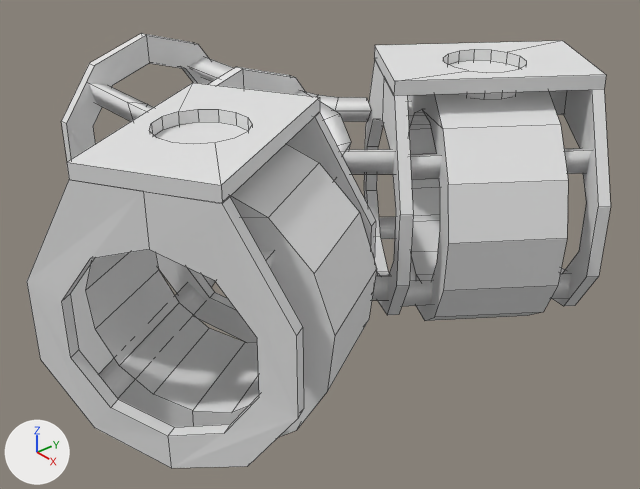
Two versions of the Blender file Assets/Models/pipe_color_switch.blend, one commit apart.
Camera for both pictures: a 50 mm camera at (7.09, -5.62, 4.22) aimed at (0.36, 0.1, -0.43). The axes (+X, +Y, +Z) are drawn at lower left. The lights are the same throughout. Mesh edges are drawn as thin lines.

The first picture shows 'CenterPipeRight', 'ColorCylinder', 'ColorCylinder.001', 'OutPipeLeft', 'OutPipeRight', 'Ring', 'Ring.002', 'Ring.003', 'Ring.004', 'Ring.005', 'Selector', 'Selector.001'.
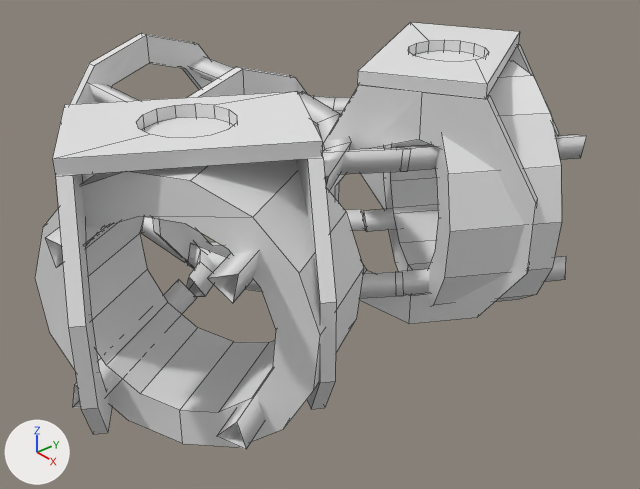
Where the newer file only moved an object's origin or applied its transform, the numbers keep the older frame.

What differs and where, as boxes [x1, y1, x2, y2] in the pictures (640 x 489 px):
'ColorCylinder', moved, turned
    before: [71, 144, 377, 437]
    after: [35, 160, 364, 447]
'Ring.003', mesh moved, reshaped
    before: [27, 180, 304, 468]
    after: [56, 174, 112, 434]
'ColorCylinder.001', moved, turned
    before: [407, 91, 568, 321]
    after: [383, 61, 562, 306]
'Selector', mesh moved, reshaped (7% wider, 30% shorter)
    before: [67, 83, 320, 204]
    after: [52, 91, 322, 176]
'Ring.004', mesh turned, reshaped
    before: [364, 59, 413, 315]
    after: [322, 85, 537, 324]
'Selector.001', mesh turned, reshaped
    before: [374, 41, 606, 96]
    after: [357, 22, 520, 99]
'Ring.002', mesh moved, reshaped
    before: [155, 112, 376, 343]
    after: [296, 156, 336, 409]
'Ring.005', mesh turned, reshaped
    before: [549, 89, 611, 306]
    after: [360, 44, 559, 209]
'OutPipeLeft', moved, turned
    before: [99, 178, 336, 398]
    after: [45, 222, 273, 449]
'OutPipeRight', moved, turned
    before: [379, 101, 591, 306]
    after: [363, 135, 587, 296]
'CenterPipeRight', mesh turned
    before: [294, 90, 395, 300]
    after: [188, 94, 406, 298]
'ColorToken', reshaped
    before: [154, 122, 248, 144]
    after: [142, 117, 233, 138]
'ColorToken.001', reshaped
    before: [448, 60, 520, 100]
    after: [414, 50, 482, 62]
'CenterPipeLeft', unchanged, uncovered by the edit
    before: [202, 102, 351, 287]
    after: [186, 91, 351, 296]

Edits to the bpy script that builds the scene:
```text
Change me_mesh_003:
    where me_mesh_003.from_pydata(...)  # 24 vertices, 12 faces; spans x -1.25..1.25, y -1.3..1.3, z -0.87..0.88
    me_mesh_003 part 1: the whole mesh is turned 60 degrees about the z axis through its middle
Change me_cylinder_003:
    where me_cylinder_003.from_pydata(...)  # 40 vertices, 24 faces; spans x -1.1..1.1, y -0.68..0.67, z -1.47..1.27
    used by ob_ring_003; parent = ob_outpipeleft; location = (1.499, -2.594, 0.169)
    me_cylinder_003 part 2: the whole mesh is moved by (-0.09, -0.09, 0.0)
Change me_cylinder_012:
    where me_cylinder_012.from_pydata(...)  # 40 vertices, 24 faces; spans x -1.1..1.1, y -0.68..0.67, z -1.47..1.27
    used by ob_ring_002; parent = ob_outpipeleft; location = (0.495, -0.856, 0.169)
    me_cylinder_012 part 3: the whole mesh is moved by (-0.09, -0.09, 0.0)
Change me_cylinder_007:
    where me_cylinder_007.from_pydata(...)  # 60 vertices, 34 faces; spans x -1.51..1.51, y -1.21..1.21, z -1.4..1.37
    used by ob_colorcylinder; parent = ob_outpipeleft; location = (1.002, -1.731, 0.0)
    me_cylinder_007 part 4: the whole mesh is turned 60 degrees about the z axis through its middle
Change me_cube:
    where me_cube.from_pydata(...)  # 38 vertices, 23 faces; spans x -1.11..1.1, y -1.26..1.25, z -0.07..0.07
    used by ob_selector; parent = ob_colorcylinder; location = (1.005, -1.725, 1.509)
    me_cube part 5: the whole mesh is moved by (-0.09, -0.09, 0.0)
Change me_mesh:
    where me_mesh.from_pydata(...)  # 48 vertices, 36 faces; spans x -1.0..1.27, y -0.87..1.28, z -0.88..0.87
    me_mesh part 11: the whole mesh is turned 5 degrees about the z axis through its middle, then moved by (-0.02, 0.07, -0.03)
Change me_mesh_004:
    where me_mesh_004.from_pydata(...)  # 24 vertices, 12 faces; spans x -1.29..1.28, y -1.32..1.32, z -0.87..0.88
    me_mesh_004 part 6: the whole mesh is turned -54.9 degrees about the z axis through its middle
Change me_cylinder_017:
    where me_cylinder_017.from_pydata(...)  # 60 vertices, 34 faces; spans x -1.48..1.48, y -1.29..1.29, z -1.4..1.37
    used by ob_colorcylinder_001; parent = ob_outpiperight; location = (1.21, 1.664, 0.0)
    me_cylinder_017 part 7: the whole mesh is turned -54.9 degrees about the z axis through its middle
Change me_cube_002:
    where me_cube_002.from_pydata(...)  # 38 vertices, 23 faces; spans x -1.15..1.16, y -1.26..1.25, z -0.07..0.07
    used by ob_selector_001; parent = ob_colorcylinder_001; location = (1.204, 1.664, 1.509)
    me_cube_002 part 8: the whole mesh is turned 5.1 degrees about the z axis through its middle, then moved by (-0.28, 0.13, 0.0)
Change me_cylinder_019:
    where me_cylinder_019.from_pydata(...)  # 40 vertices, 24 faces; spans x -1.05..1.05, y -0.76..0.77, z -1.47..1.27
    used by ob_ring_004; parent = ob_outpiperight; location = (0.631, 0.835, 0.169)
    me_cylinder_019 part 9: the whole mesh is turned 5.1 degrees about the z axis through its middle, then moved by (-0.2, 0.08, 0.0)
Change me_cylinder_020:
    where me_cylinder_020.from_pydata(...)  # 40 vertices, 24 faces; spans x -1.05..1.05, y -0.76..0.77, z -1.47..1.27
    used by ob_ring_005; parent = ob_outpiperight; location = (1.782, 2.479, 0.169)
    me_cylinder_020 part 10: the whole mesh is turned 5.1 degrees about the z axis through its middle, then moved by (-0.35, 0.18, 0.0)
Change ob_outpipeleft:
    ob_outpipeleft.location: (1.01, -1.75, -0.02) -> (0.92, -1.83, -0.02)
    ob_outpipeleft.rotation_euler: (0.0, 0.0, 0.0) -> (0.0, 0.0, -1.047)  # degrees (0, 0, 0) -> degrees (0, 0, -60)
Change ob_colorcylinder:
    ob_colorcylinder.matrix_parent_inverse: Matrix(((1.0, 0.0, 0.0, -1.011), (0.0, 1.0, 0.0, 1.747), (0.0, 0.0, 1.0, 0.0156), (0.0, 0.0, 0.0, 1.0))) -> Matrix(((1.0, 0.0, 0.0, -0.925), (0.0, 1.0, 0.0, 1.833), (0.0, 0.0, 1.0, 0.0156), (0.0, 0.0, 0.0, 1.0)))
    ob_colorcylinder.location: (1.002, -1.731, 0.0) -> (0.906, -1.833, 0.0)
Change ob_outpiperight:
    ob_outpiperight.location: (1.22, 1.68, -0.02) -> (0.94, 1.81, -0.02)
    ob_outpiperight.rotation_euler: (0.0, 0.0, 0.0) -> (0.0, 0.0, 1.047)  # degrees (0, 0, 0) -> degrees (0, 0, 60)
Change ob_colorcylinder_001:
    ob_colorcylinder_001.matrix_parent_inverse: Matrix(((1.0, 0.0, 0.0, -1.221), (0.0, 1.0, 0.0, -1.679), (0.0, 0.0, 1.0, 0.0156), (0.0, 0.0, 0.0, 1.0))) -> Matrix(((1.0, 0.0, 0.0, -0.941), (0.0, 1.0, 0.0, -1.809), (0.0, 0.0, 1.0, 0.0156), (0.0, 0.0, 0.0, 1.0)))
    ob_colorcylinder_001.location: (1.21, 1.664, 0.0) -> (0.922, 1.809, 0.0)
```
